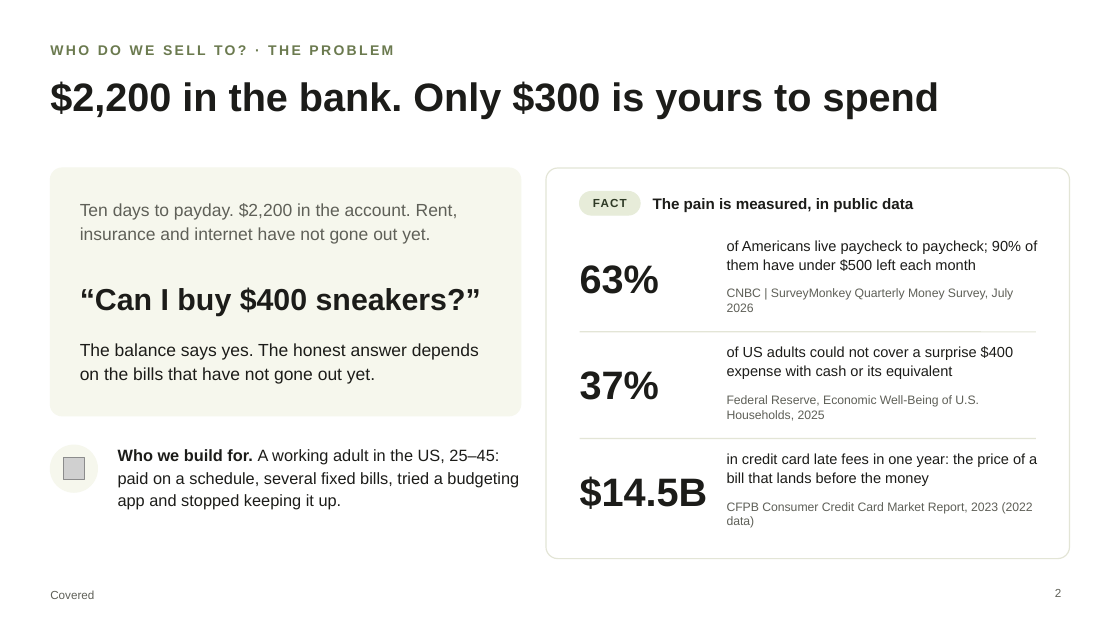
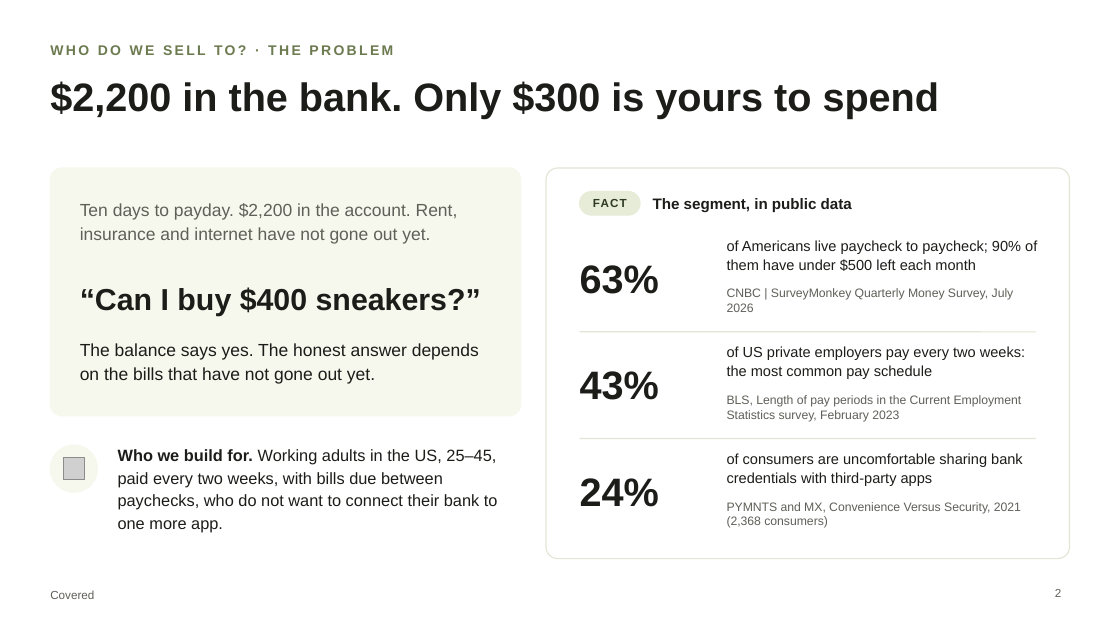
Before and after one commit to chinusoid/FractureTeam, a slide deck: slide 2 of pitch/covered-pitch.pptx. Drawn at 1120x630 pixels with LibreOffice and Linux fonts; fonts in the diff are those of the drawing; grey boxes stand for pictures. Boxes give left, top, right and bottom in pixels: in the first picture for what was removed or moved away, otherwise in the second. Text is boxed around its words. In the diff, an @@ line names an element or a change of style, - is before the commit and + after.

```diff
--- a/pitch/covered-pitch.pptx
+++ b/pitch/covered-pitch.pptx
@@ text at box(653, 198, 852, 212): text changed @@
-The pain is measured, in public data
+The segment, in public data
@@ text at box(727, 346, 1025, 379): text changed @@
-of US adults could not cover a surprise $400 expense with cash or its equivalent
+of US private employers pay every two weeks: the most common pay schedule
@@ text at box(580, 371, 659, 400): text changed @@
-37%
+43%
@@ text at box(727, 395, 1022, 422): text changed @@
-Federal Reserve, Economic Well-Being of U.S. Households, 2025
+BLS, Length of pay periods in the Current Employment Statistics survey, February 2023
@@ text at box(118, 449, 498, 533): text changed @@
-Who we build for. A working adult in the US, 25–45: paid on a schedule, several fixed bills, tried a budgeting app and stopped keeping it up.
+Who we build for. Working adults in the US, 25–45, paid every two weeks, with bills due between paychecks, who do not want to connect their bank to one more app.
@@ text at box(580, 478, 659, 507): text changed @@
-$14.5B
+24%
@@ text at box(727, 453, 1023, 486): text changed @@
-in credit card late fees in one year: the price of a bill that lands before the money
+of consumers are uncomfortable sharing bank credentials with third-party apps
@@ text at box(727, 502, 1021, 528): text changed @@
-CFPB Consumer Credit Card Market Report, 2023 (2022 data)
+PYMNTS and MX, Convenience Versus Security, 2021 (2,368 consumers)
```
Also in this commit, not shown: 4 other slides changed, 1 slide added, 1 slide removed, 9 other files.
